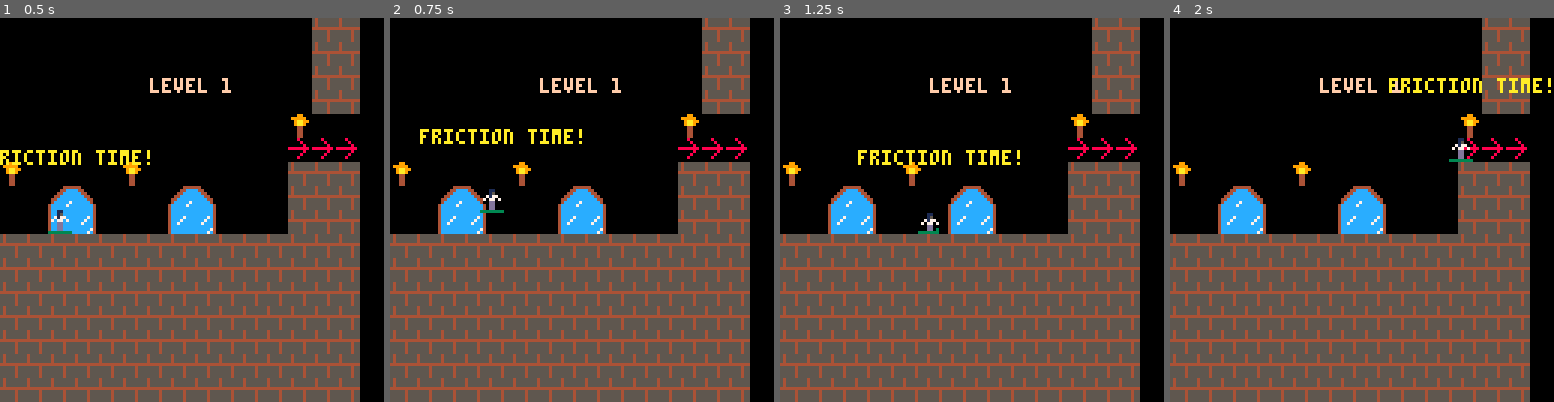
Above: before the commit, frames 1-4 (left to right).
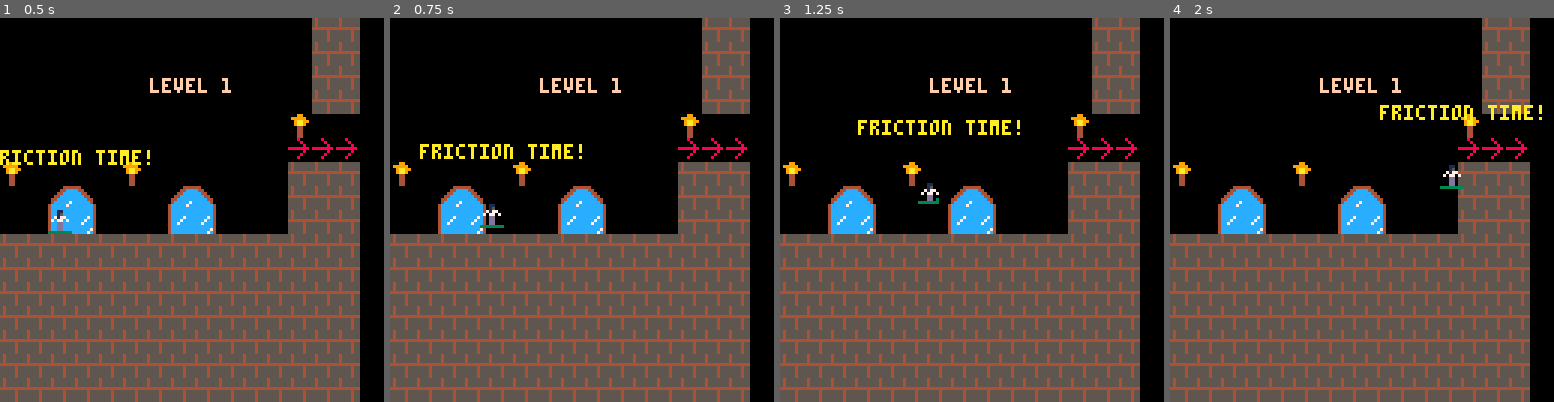
Above: after the commit, the same moments.

Repository: FrederikHR/GDB
Game: PICO-8 cartridge lift.p8
Two runs of this game, one before a commit and one after it. Both use one fixed random seed, a clock stepped at 60 frames per second and the inputs below.
Inputs:
- Up to frame 1 (0.5 s): tap X (X key) at 0.33 s
- Up to frame 2 (0.75 s): tap O (Z key) at 0.7 s
- Up to frame 3 (1.25 s): tap X (X key) at 1.07 s
- Up to frame 4 (2 s): hold Right from 1.6 s (still down); tap O (Z key) at 1.7 s; tap X (X key) at 1.85 s

Frame 1 is identical in both runs. In frame 2, 1.6% of the frame differs, in the area x 7-50%, y 28-55%; in frame 3, 1.7%; in frame 4, 1.7%, in the area x 54-100%, y 15-45%.

Commit message:
tightened map collision even more

Diff:
--- a/lift.p8
+++ b/lift.p8
@@ -93,9 +93,7 @@
 	p.timer = time()
 
 	p.jump = false
-	p.fall = false
-	p.fall_velocity = 0
-	p.jump_velocity = 7
+	p.jump_velocity = 4
 
 end
 
@@ -112,9 +110,6 @@
 end
 
 function move_player()
-
-	-- jumping
-	jump()
 
 	--add gravity
 	p.dy+=gravity
@@ -170,10 +165,14 @@
 	--if btn(2) then p.y-=1 end
 	--if btn(3) then p.y-=1 end
 
+	--jumping
+	jump()
+
+
 	--check collision up and down
 	if p.dy>0 and collide_map(p,"down",0) then
 		p.dy=0
-		p.y-=(p.y+p.sh*8)%8
+		p.y-=((p.y+p.sh*8+1)%8)-1
 
 		--[[
 		these two variables
@@ -208,8 +207,8 @@
 	end
 
 	if p.jump and p.jump_velocity > 1 and not p.fall then
-		p.y -= p.jump_velocity
-		p.jump_velocity -= 1
+		p.dy -= p.jump_velocity
+		p.jump_velocity -= 0.8
 	end
 
 	-- start falling
@@ -217,22 +216,8 @@
 		p.fall = true
 	end
 
-	if p.fall then
-		--increase fall velocity
-		if not (p.fall_velocity > 5) then
-			p.y += p.fall_velocity
-			p.fall_velocity += 0.25
-		end
-	end
-
-	if not p.fall then
-		p.fall_velocity = 0
-
-	end
-
 	if not p.jump then
-		p.fall_velocity = 0
-		p.jump_velocity = 7
+		p.jump_velocity = 2
 	end
 end
 
@@ -327,14 +312,14 @@
 		x1=x-1    y1=y
 		x2=x      y2=y+h-1
 	elseif aim=="right" then
-		x1=x+w    y1=y
-		x2=x+w+1  y2=y+h-1
+		x1=x+w-1    y1=y
+		x2=x+w      y2=y+h-1
 	elseif aim=="up" then
-		x1=x+1    y1=y-1
-		x2=x+w-1  y2=y
+		x1=x+2    y1=y-1
+		x2=x+w-3  y2=y
 	elseif aim=="down" then
-		x1=x      y1=y+h
-		x2=x+w    y2=y+h
+		x1=x+2      y1=y+h
+		x2=x+w-2    y2=y+h
 	end
 
 	--pixels to tiles
@@ -388,6 +373,14 @@
 000dd000000dd000000dd000000dd000000dd000000ddd00000dd000000ddd000000000000000000000000000000000000000000000000000000000000000000
 000dd000000dd000000dd000000dd030000dd000000d0d00000dd030000d0d300000000000000000000000000000000000000000000000000000000000000000
 00dddd0000dddd00333333333333333000dddd0000dd0d0033333330333333300000000000000000000000000000000000000000000000000000000000000000
+00011000000110000001100000011000000110000001100000000000000000000000000000000000000000000000000000000000000000000000000000000000
+00015000000150000001500000015000000150000001500000000000000000000000000000000000000000000000000000000000000000000000000000000000
+00717700007177000071770000717700007177000071770000000000000000000000000000000000000000000000000000000000000000000000000000000000
+07077070070770700707707007077070070770700707707000000000000000000000000000000000000000000000000000000000000000000000000000000000
+000dd000000dd000000dd000000dd000000dd000000dd00000000000000000000000000000000000000000000000000000000000000000000000000000000000
+000ddd00000dd000000dd000070ddd00007dd000070dd00000000000000000000000000000000000000000000000000000000000000000000000000000000000
+70d00d00070dd00007d0d00003333733333d73333073330000000000000000000000000000000000000000000000000000000000000000000000000000000000
+07700700007070000070070033703330003333003333733300000000000000000000000000000000000000000000000000000000000000000000000000000000
 00000000000000000000000000000000000000000000000000000000000000000000000000000000000000000000000000000000000000000000000000000000
 00000000000000000000000000000000000000000000000000000000000000000000000000000000000000000000000000000000000000000000000000000000
 00000000000000000000000000000000000000000000000000000000000000000000000000000000000000000000000000000000000000000000000000000000
@@ -396,14 +389,6 @@
 00003000000000000000000000000000000000000000000000000000000000000000000000000000000000000000000000000000000000000000000000000000
 00003330000000000000000000000000000000000000000000000000000000000000000000000000000000000000000000000000000000000000000000000000
 00333330000000000000000000000000000000000000000000000000000000000000000000000000000000000000000000000000000000000000000000000000
-00000000000000000000000000000000000000000000000000000000000000000000000000000000000000000000000000000000000000000000000000000000
-00000000000000000000000000000000000000000000000000000000000000000000000000000000000000000000000000000000000000000000000000000000
-00000000000000000000000000000000000000000000000000000000000000000000000000000000000000000000000000000000000000000000000000000000
-00000000000000000000000000000000000000000000000000000000000000000000000000000000000000000000000000000000000000000000000000000000
-00000000000000000000000000000000000000000000000000000000000000000000000000000000000000000000000000000000000000000000000000000000
-00000000000000000000000000000000000000000000000000000000000000000000000000000000000000000000000000000000000000000000000000000000
-00000000000000000000000000000000000000000000000000000000000000000000000000000000000000000000000000000000000000000000000000000000
-00000000000000000000000000000000000000000000000000000000000000000000000000000000000000000000000000000000000000000000000000000000
 54555555000990000008000000044000000004444440000000000000000000000000000000000000000000000000000000000000000000000000000000000000
 54555555099999000000800000444400000044cccc44000000000000000000000000000000000000000000000000000000000000000000000000000000000000
 54555555009aa99000000800044cc44000044cccccc4400000000000000000000000000000000000000000000000000000000000000000000000000000000000
@@ -429,8 +414,8 @@
 5050505050505050505050505040400000000000000000000000000000000000000000000000000000000000000000000000000000000000000000000000000000000000000000000000000000000000000000000000000000000000000000000000000000000000000000000000000000000000000000000000000000000000
 5050505050505050505050505040400000000000000000000000000000000000000000000000000000000000000000000000000000000000000000000000000000000000000000000000000000000000000000000000000000000000000000000000000000000000000000000000000000000000000000000000000000000000
 5050505050505050505050504150500000000000000000000000000000000000000000000000000000000000000000000000000000000000000000000000000000000000000000000000000000000000000000000000000000000000000000000000000000000000000000000000000000000000000000000000000000000000
-5050505050505050505050504242425000000000000000000000000000000000000000000000000000000000000000000000000000000000000000000000000000000000000000000000000000000000000000000000000000000000000000000000000000000000000000000000000000000000000000000000000000000000
-4151505050415050505050504040405000000000000000000000000000000000000000000000000000000000000000000000000000000000000000000000000000000000000000000000000000000000000000000000000000000000000000000000000000000000000000000000000000000000000000000000000000000000
+5052505050505050505050504242425000000000000000000000000000000000000000000000000000000000000000000000000000000000000000000000000000000000000000000000000000000000000000000000000000000000000000000000000000000000000000000000000000000000000000000000000000000000
+4152505050415050505050504040405000000000000000000000000000000000000000000000000000000000000000000000000000000000000000000000000000000000000000000000000000000000000000000000000000000000000000000000000000000000000000000000000000000000000000000000000000000000
 5050444550505044455050504040404700000000000000000000000000000000000000000000000000000000000000000000000000000000000000000000000000000000000000000000000000000000000000000000000000000000000000000000000000000000000000000000000000000000000000000000000000000000
 5050545550505054555050504040404700000000000000000000000000000000000000000000000000000000000000000000000000000000000000000000000000000000000000000000000000000000000000000000000000000000000000000000000000000000000000000000000000000000000000000000000000000000
 4040404040404040404040404040400000000000000000000000000000000000000000000000000000000000000000000000000000000000000000000000000000000000000000000000000000000000000000000000000000000000000000000000000000000000000000000000000000000000000000000000000000000000
